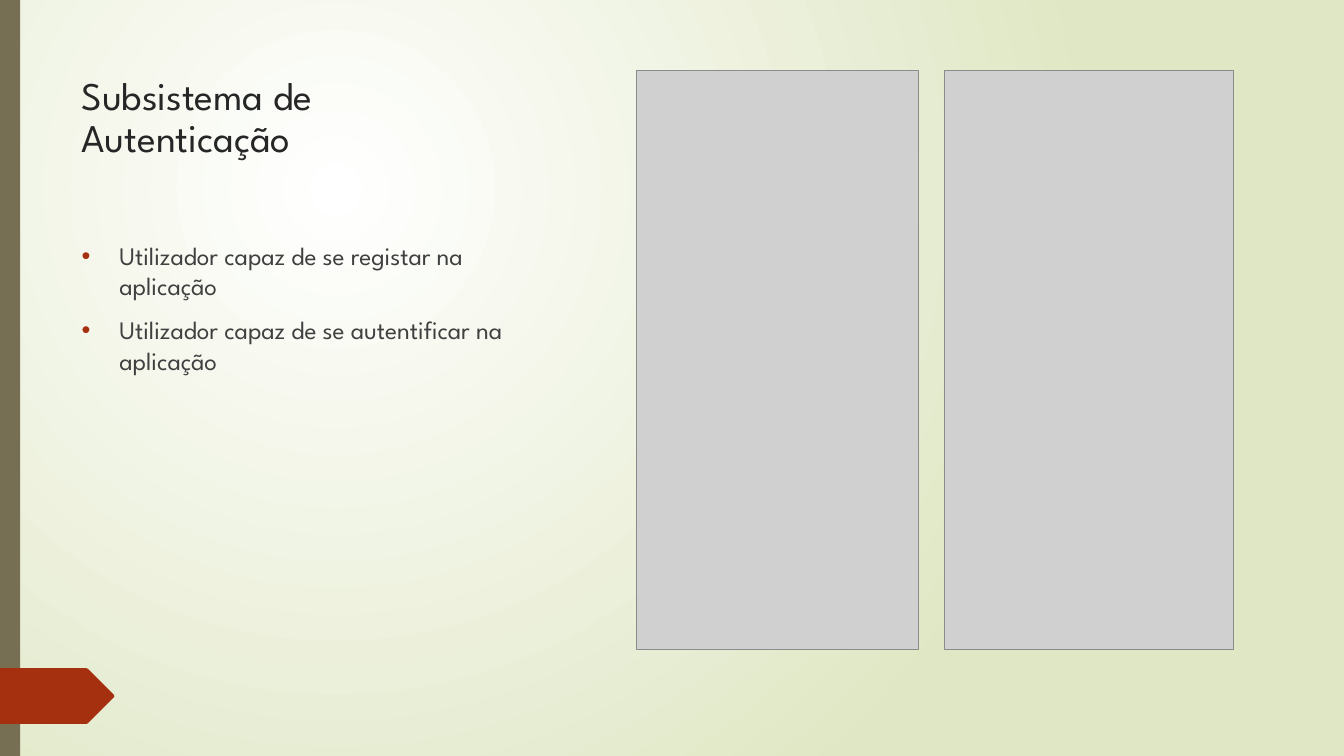
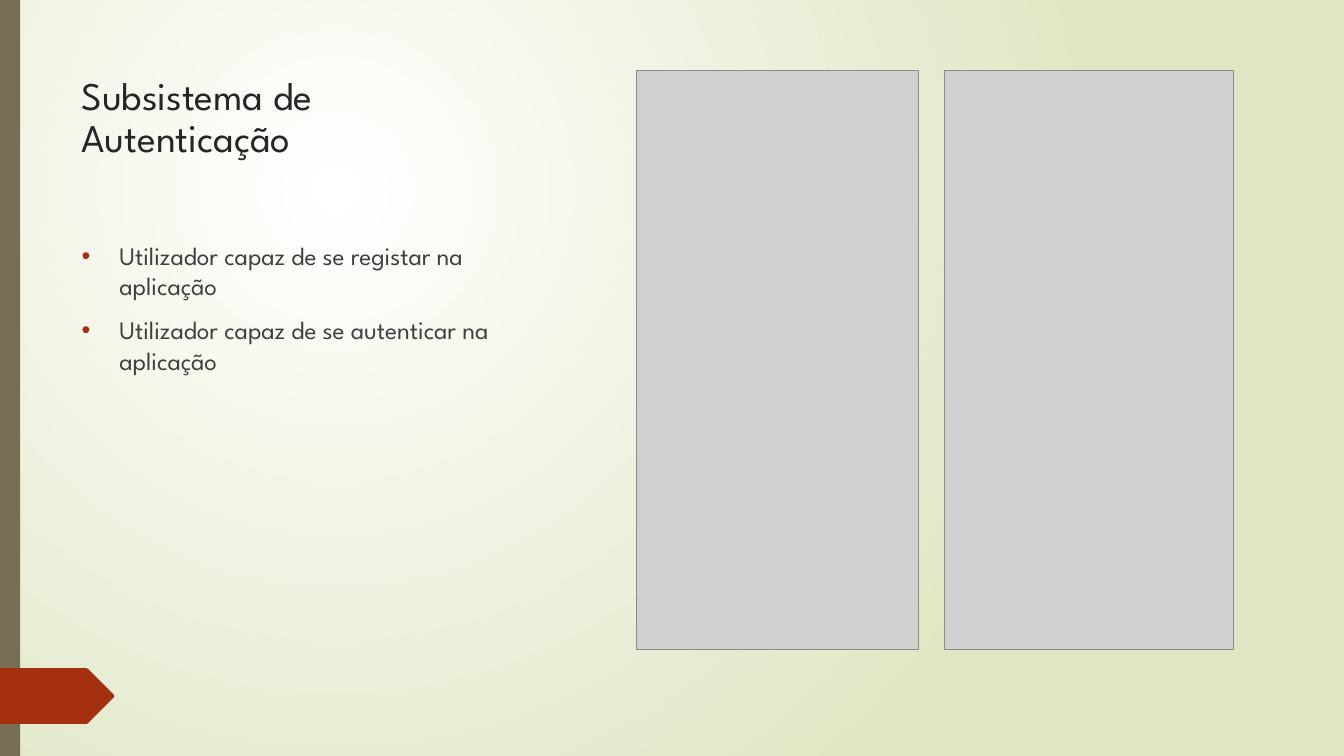
Before and after one commit to ftoldy1415/Projeto-LI4, a slide deck: slide 4 of FunTracker.pptx. Drawn at 1344x756 pixels with LibreOffice and Linux fonts; fonts in the diff are those of the drawing; grey boxes stand for pictures. Boxes give left, top, right and bottom in pixels: in the first picture for what was removed or moved away, otherwise in the second. Text is boxed around its words. In the diff, an @@ line names an element or a change of style, - is before the commit and + after.

```diff
--- a/FunTracker.pptx
+++ b/FunTracker.pptx
@@ text at (119, 321, 488, 376): text changed @@
-• Utilizador capaz de se autentificar na aplicação
+• Utilizador capaz de se autenticar na aplicação
```
Also in this commit, not shown: 2 other slides changed, 1 slide added, 1 slide removed.
